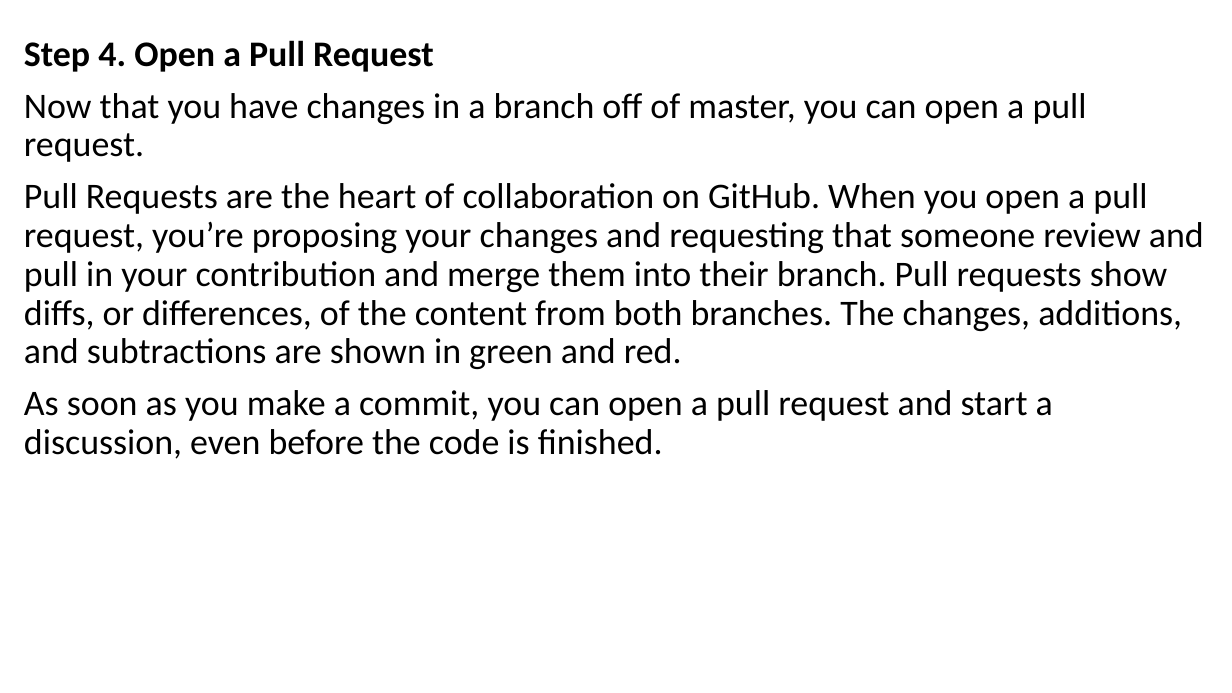
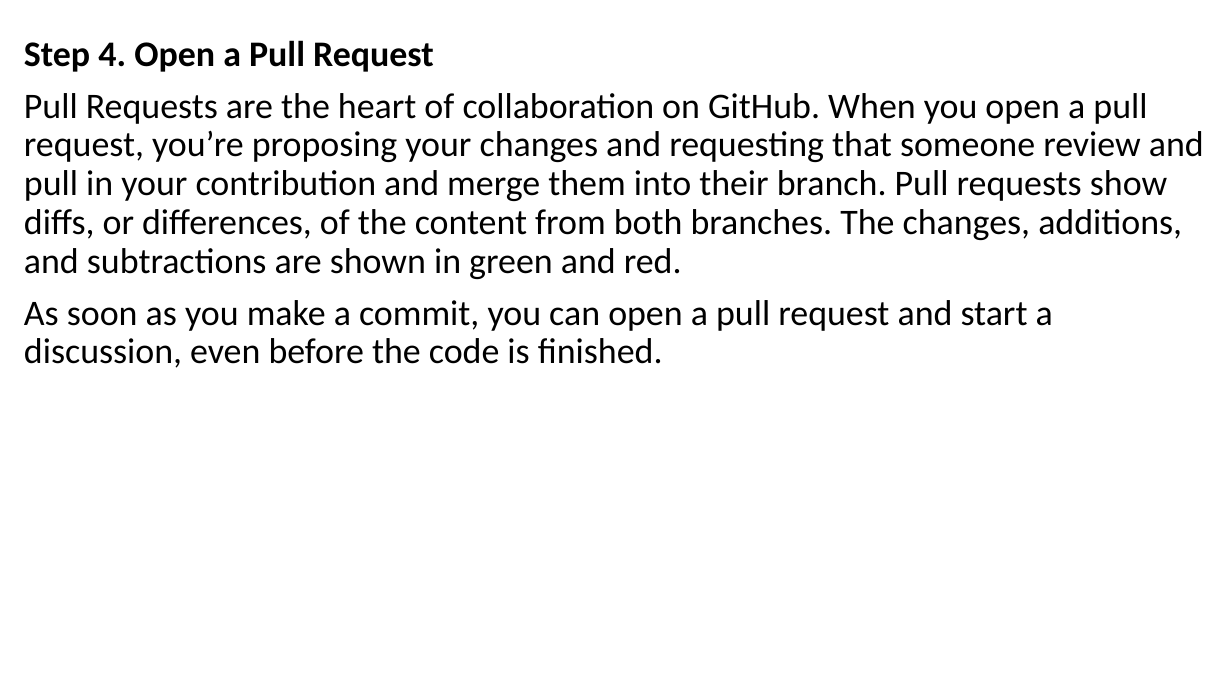
Before and after one commit to Praveenkumargorantala/FDP, a slide deck: slide 13 of Git.pptx (slide 14 before the commit). Drawn at 1232x693 pixels with LibreOffice and Linux fonts; fonts in the diff are those of the drawing. Boxes give left, top, right and bottom in pixels: in the first picture for what was removed or moved away, otherwise in the second. Text is boxed around its words. In the diff, an @@ line names an element or a change of style, - is before the commit and + after.

```diff
--- a/Git.pptx
+++ b/Git.pptx
@@ text at bbox=[24, 93, 1087, 162]: paragraph removed @@
-Now that you have changes in a branch off of master, you can open a pull request.
```
Also in this commit, not shown: 4 other slides changed, 2 slides added, 2 slides removed.
